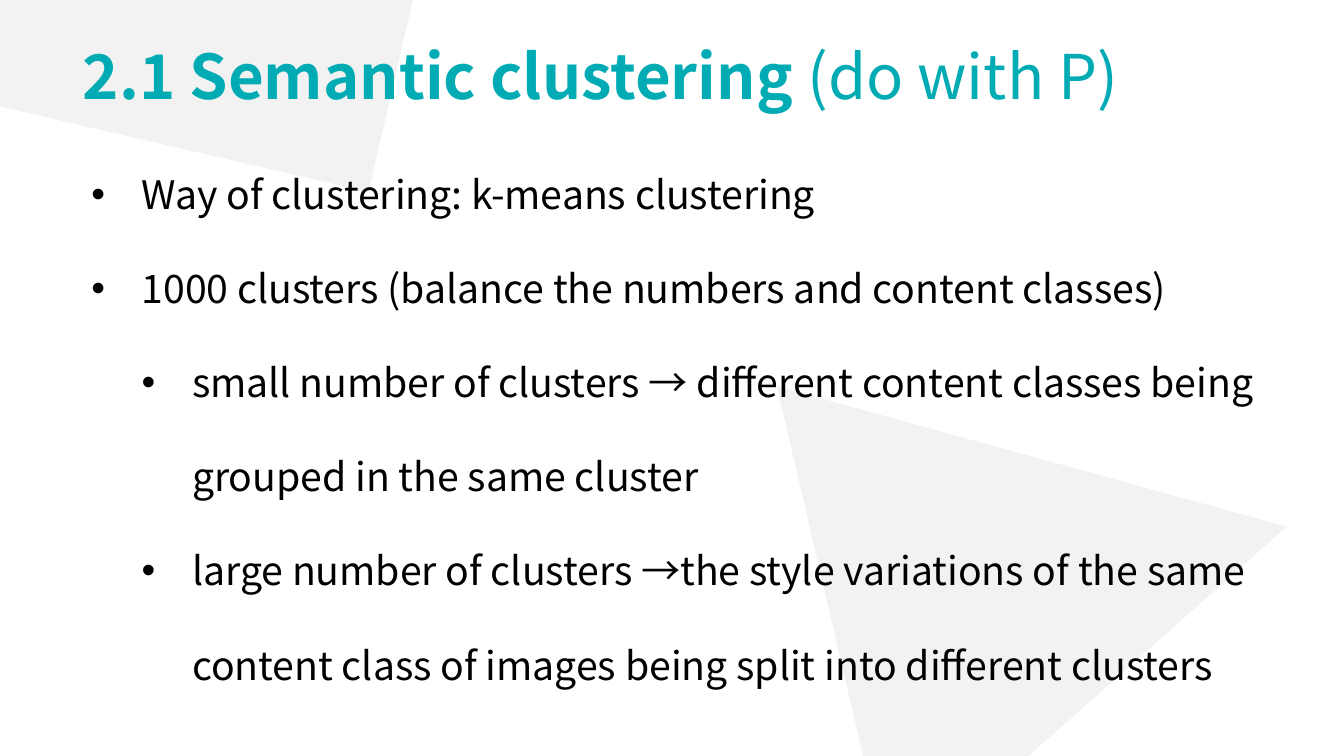
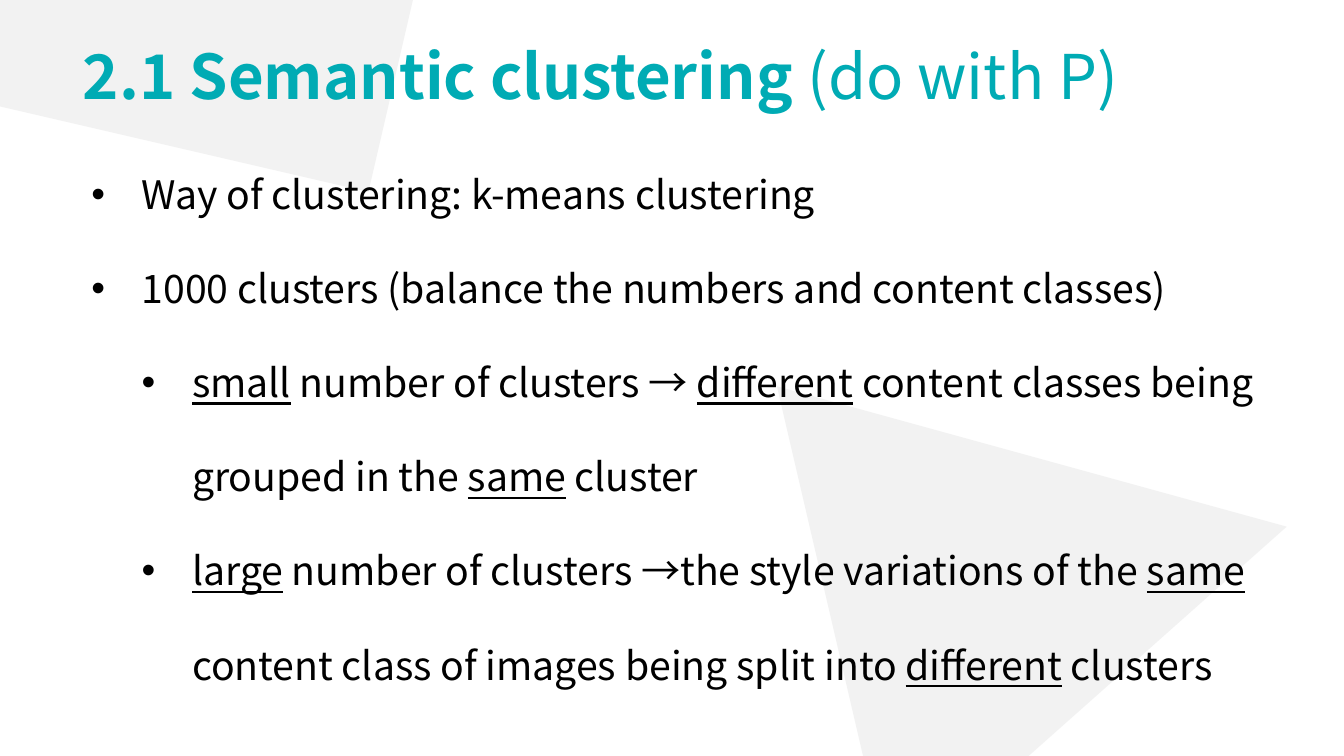
Before and after one commit to lsyoath/sheepy, a slide deck: slide 36 of ComputerVision.pptx. Drawn at 1344x756 pixels with LibreOffice and Linux fonts; fonts in the diff are those of the drawing. Boxes give left, top, right and bottom in pixels: in the first picture for what was removed or moved away, otherwise in the second. Text is boxed around its words. In the diff, an @@ line names an element or a change of style, - is before the commit and + after.

```diff
--- a/ComputerVision.pptx
+++ b/ComputerVision.pptx
@@ text at <box>192,365,1254,690</box>: underline on in "small different same", "large same different" @@
```
Also in this commit, not shown: 2 other slides changed, 8 slides added.
